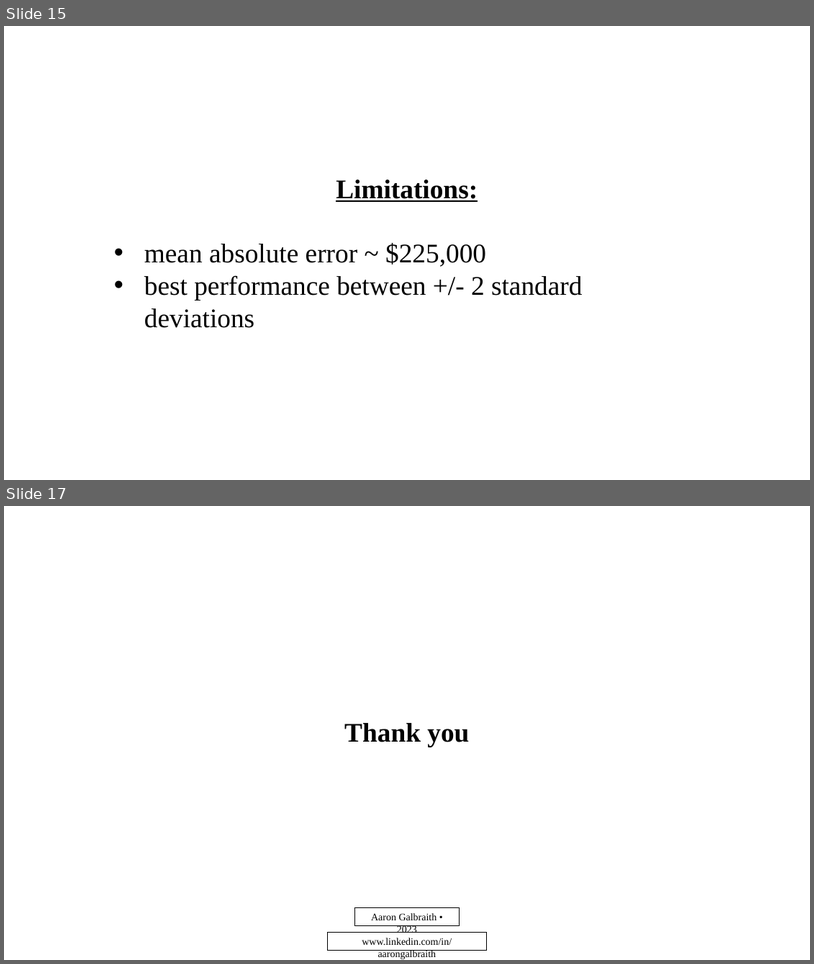
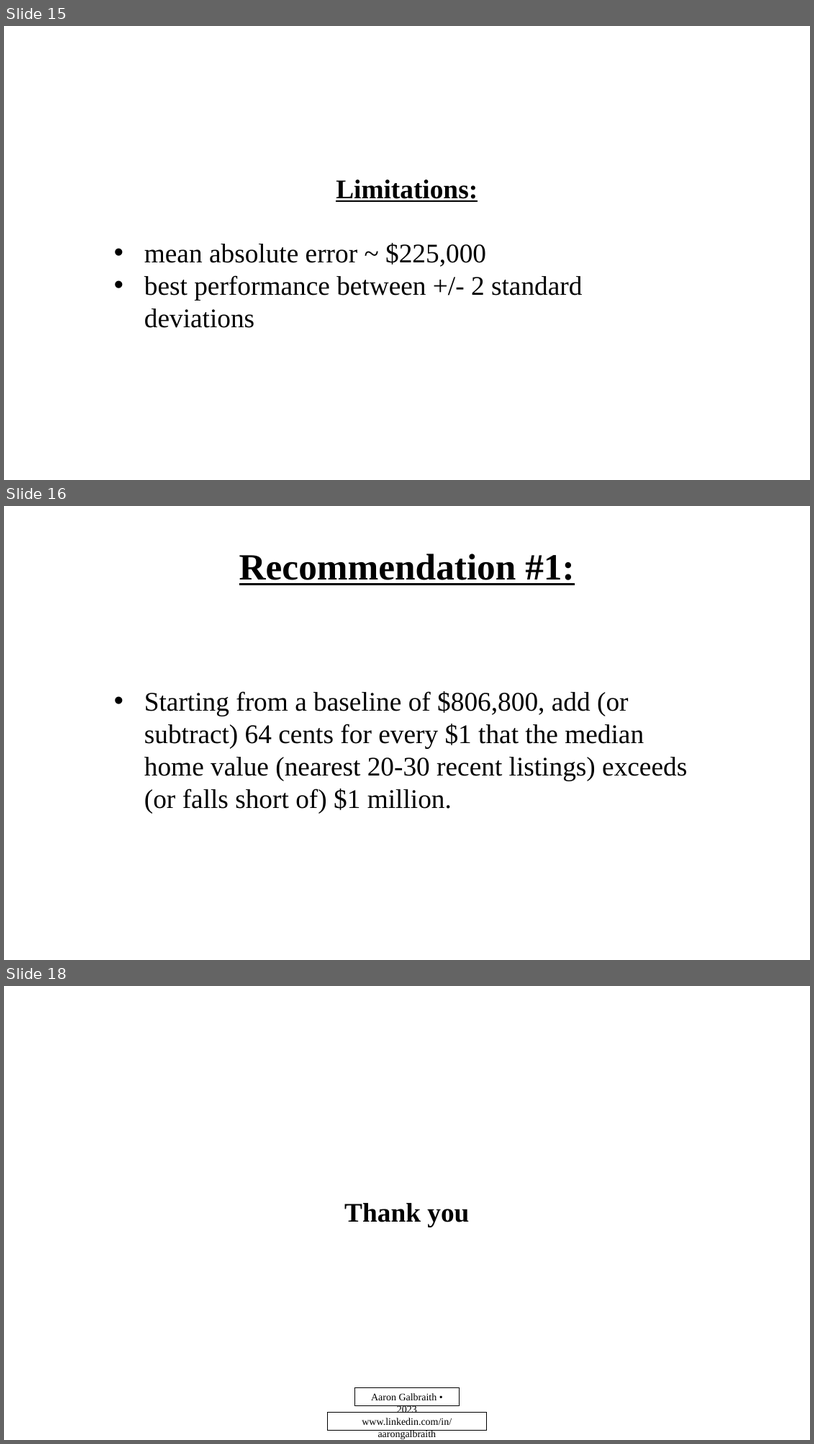
Before and after one commit to aarongalbraith/flatiron-phase2-project, a slide deck: presentation.pptx. Shown one above the other, each under a label of ours: slides 15 and 17 before the commit, slides 15, 16 and 18 after it; the slides between them are not shown. The pictures are 814x964 and 814x1444 pixels, drawn with LibreOffice and Linux fonts; fonts in the diff are those of the drawing; background and template pictures are left out. Boxes give left, top, right and bottom in pixels: in the first picture for what was removed or moved away, otherwise in the second. Text is boxed around its words. In the diff, an @@ line names an element or a change of style, - is before the commit and + after.

```diff
--- a/presentation.pptx
+++ b/presentation.pptx
@@ slide 16 added at [4,506,810,960], background picture (left out) @@
@@ text added at [144,554,687,813], 32 pt, text #000000 @@
+Recommendation #1:
+• Starting from a baseline of $806,800, add (or subtract) 64 cents for every $1 that the median home value (nearest 20-30 recent listings) exceeds (or falls short of) $1 million.
@@ what was slide 17 is now slide 18 @@
```
Also in this commit, not shown: 1 other slide added, 1 slide removed, 4 other files.
